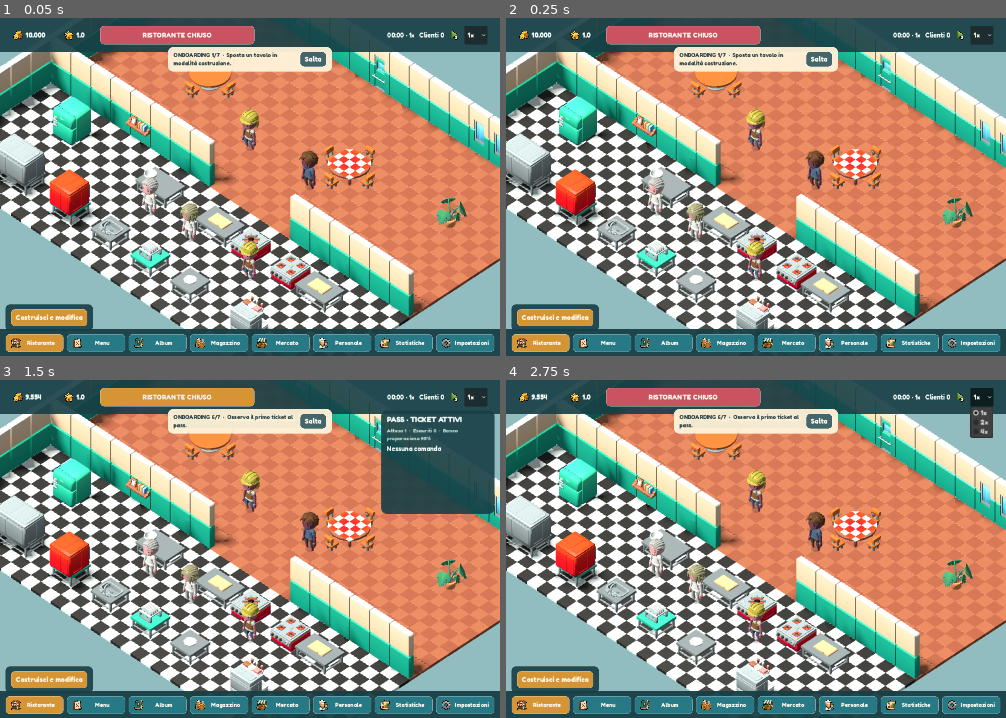
Above: before the commit, frames 1-4 (two rows, left to right).
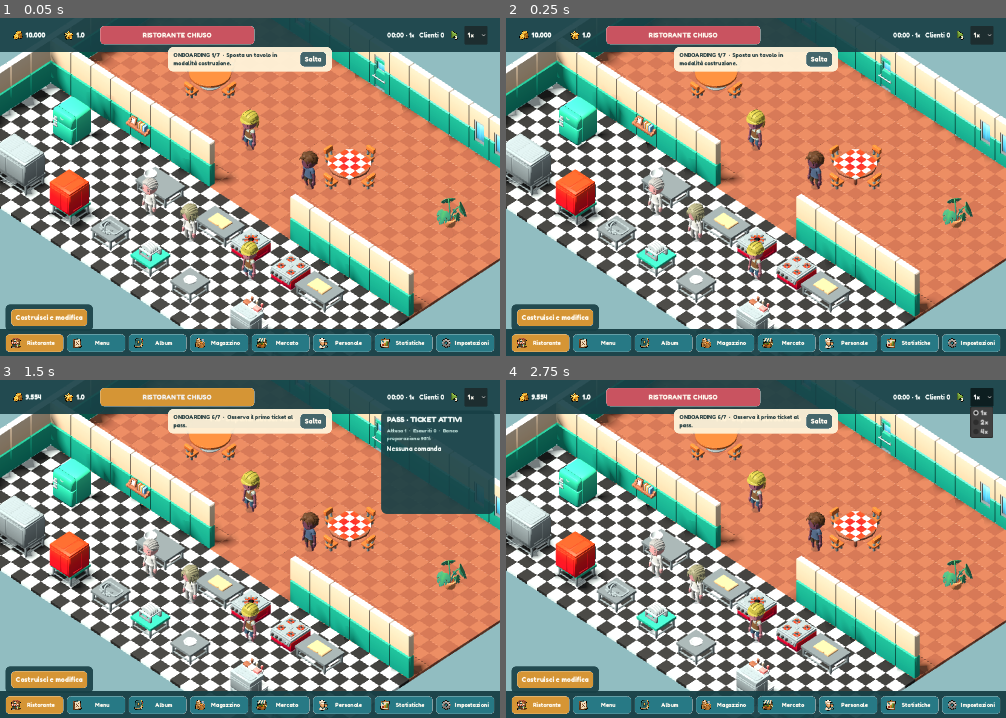
Above: after the commit, the same moments.

Repository: Livid998/DeGustibus---Rush-our-
Game: Godot game, scene res://scenes/main/main.tscn
The game is run twice, just before and just after one commit, with the same random seed, the same clock (stepped at 60 frames per second) and the same inputs.
Inputs:
- Up to frame 1 (0.05 s): no input
- Up to frame 2 (0.25 s): no input
- Up to frame 3 (1.5 s): click "RISTORANTE CHIUSO" at 0.5 s; click "RISTORANTE APERTO" at 1.25 s
- Up to frame 4 (2.75 s): click "1×" at 2 s

The runs differ from the first frame. In frame 1, 0.3% of the frame differs, in the area x 36-76%, y 15-51%; in frame 2, 0.3%; in frame 3, 0.3%; in frame 4, 0.3%.

Commit message:
Adjust table seating geometry parameters
Updated seat_offset and occupant_inset values for all dining table types (small, medium, and tablecloth) to improve seating positioning. Corresponding test assertions have been updated to match the new geometric thresholds. This includes adjustments to chair distance tolerances and seat anchor positioning verification.

Diff:
--- a/data/build_catalog.json
+++ b/data/build_catalog.json
@@ -5,9 +5,9 @@
  {"id":"wall_window","name":"Muro con finestra","category":"Strutture","price":110,"footprint":[1,1],"placement":"edge","edge_depth":0.5,"replaces_wall":true,"blocking":true,"model_scale":[0.5,1.0,1.0],"model":"res://assets/environment/wall_window_closed.gltf"},
  {"id":"door","name":"Porta","category":"Strutture","price":140,"footprint":[1,1],"placement":"edge","edge_depth":0.5,"replaces_wall":true,"blocking":false,"model_scale":[0.5,1.0,1.0],"model":"res://assets/environment/wall_doorway.gltf","embedded_model":"res://assets/environment/door_A.gltf"},
  {"id":"pass_opening","name":"Apertura pass","category":"Strutture","price":125,"footprint":[1,1],"placement":"edge","edge_depth":0.9,"replaces_wall":true,"blocking":false,"model_scale":[0.5,1.0,1.0],"model":"res://assets/environment/wall_orderwindow.gltf"},
- {"id":"table_small","name":"Tavolo piccolo","category":"Sala","price":160,"footprint":[1,1],"blocking":true,"support_kind":"dining_table","seat_offset":1.19,"occupant_inset":0.37,"model":"res://assets/environment/table_round_A_small.gltf"},
- {"id":"table_medium","name":"Tavolo medio","category":"Sala","price":240,"footprint":[2,2],"blocking":true,"support_kind":"dining_table","seat_offset":1.82,"occupant_inset":0.37,"model":"res://assets/environment/table_round_A.gltf"},
- {"id":"table_cloth","name":"Tavolo con tovaglia","category":"Sala","price":310,"footprint":[2,2],"blocking":true,"support_kind":"dining_table","seat_offset":1.82,"occupant_inset":0.37,"model":"res://assets/environment/table_round_B_tablecloth_red.gltf"},
+ {"id":"table_small","name":"Tavolo piccolo","category":"Sala","price":160,"footprint":[1,1],"blocking":true,"support_kind":"dining_table","seat_offset":1.26,"occupant_inset":0.44,"model":"res://assets/environment/table_round_A_small.gltf"},
+ {"id":"table_medium","name":"Tavolo medio","category":"Sala","price":240,"footprint":[2,2],"blocking":true,"support_kind":"dining_table","seat_offset":1.89,"occupant_inset":0.44,"model":"res://assets/environment/table_round_A.gltf"},
+ {"id":"table_cloth","name":"Tavolo con tovaglia","category":"Sala","price":310,"footprint":[2,2],"blocking":true,"support_kind":"dining_table","seat_offset":1.89,"occupant_inset":0.44,"model":"res://assets/environment/table_round_B_tablecloth_red.gltf"},
  {"id":"chair","name":"Sedia","category":"Sala","price":65,"footprint":[1,1],"placement":"seat","requires_support":"dining_table","blocking":false,"model":"res://assets/environment/chair_A.gltf"},
  {"id":"stool","name":"Sgabello","category":"Sala","price":55,"footprint":[1,1],"placement":"seat","requires_support":"dining_table","blocking":false,"model":"res://assets/environment/chair_stool.gltf"},
  {"id":"counter","name":"Bancone generico","category":"Sala","price":320,"footprint":[2,1],"blocking":true,"support_kind":"worktop","surface_height":1.02,"model":"res://assets/equipment/kitchentable_A_large.gltf"},
--- a/tests/run_tests.gd
+++ b/tests/run_tests.gd
@@ -191,9 +191,9 @@
 	var chairs_face_table := attached_chairs.size() == 4
 	var separate_seat_anchors := true
 	for chair: PlacedObject in attached_chairs:
-		chairs_face_table = chairs_face_table and chair.rotation_steps == world.seat_rotation_for_slot(chair.attachment_slot, table.rotation_steps) and chair.position.distance_to(table.position) <= 1.87
+		chairs_face_table = chairs_face_table and chair.rotation_steps == world.seat_rotation_for_slot(chair.attachment_slot, table.rotation_steps) and chair.position.distance_to(table.position) <= 1.94
 		var assignment: Dictionary = world._seat_assignments_for_table(table).filter(func(entry: Dictionary): return String(entry.chair_uid) == chair.uid)[0]
-		separate_seat_anchors = separate_seat_anchors and absf(Vector3(assignment.chair_position).distance_to(table.position) - 1.82) < 0.02 and absf(Vector3(assignment.position).distance_to(table.position) - 1.45) < 0.02
+		separate_seat_anchors = separate_seat_anchors and absf(Vector3(assignment.chair_position).distance_to(table.position) - 1.89) < 0.02 and absf(Vector3(assignment.position).distance_to(table.position) - 1.45) < 0.02
 	_expect(chairs_face_table, "chairs occupy four explicit close-fit slots and face their table")
 	_expect(separate_seat_anchors, "chairs move outward while the seated customer anchor remains fixed at the original table distance")
 	var sample_chair := attached_chairs[0]
@@ -234,7 +234,7 @@
 	var moved_chairs := world.attached_objects(table.uid)
 	var chairs_followed := moved_chairs.size() == 4
 	for chair: PlacedObject in moved_chairs:
-		chairs_followed = chairs_followed and chair.support_uid == table.uid and chair.position.distance_to(table.position) <= 1.87
+		chairs_followed = chairs_followed and chair.support_uid == table.uid and chair.position.distance_to(table.position) <= 1.94
 	_expect(GameState.layout.size() == layout_count and world.object_at_cell(Vector2i(6, 3)) == table and chairs_followed, "moving furniture preserves its UID, occupancy and attached chairs")
 	var second_table := world.placed_objects.get("table_2") as PlacedObject
 	_expect(world._seat_positions_for_table(second_table).size() == 4, "table capacity is derived from four real adjacent chairs")
Binary file changed: artifacts/agents_seated_variety.png
